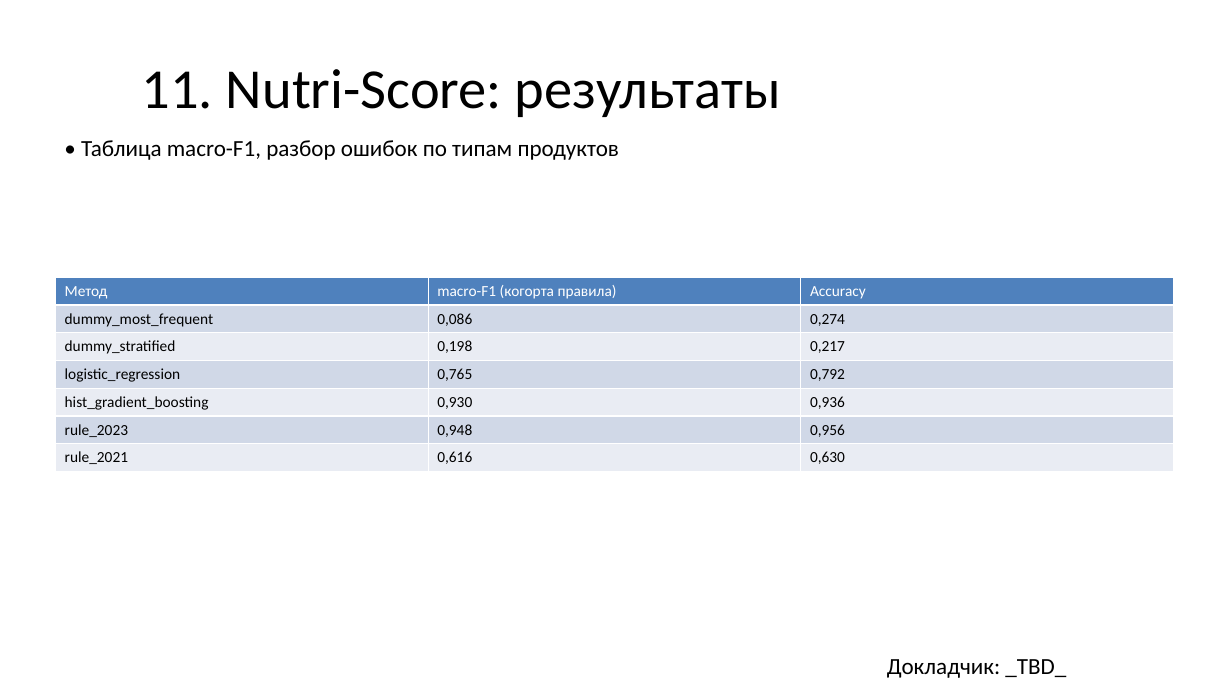
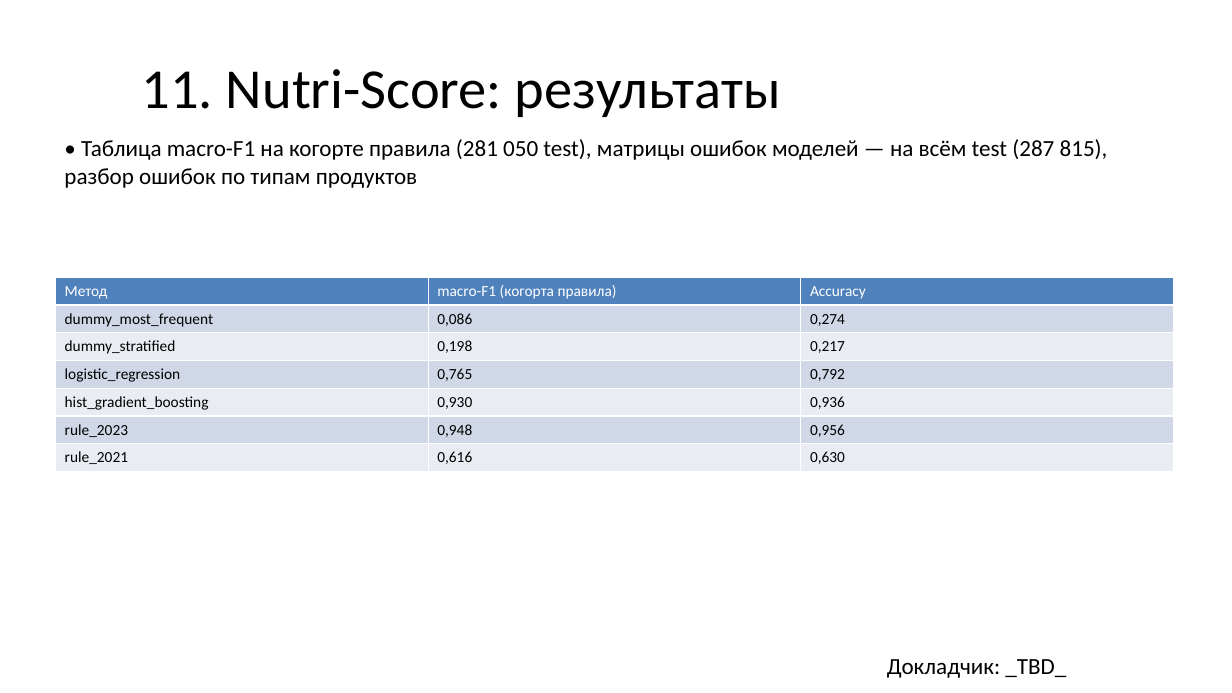
Before and after one commit to complagaet/openfoodfacts-nutrition-analytics, a slide deck: slide 11 of docs/slides.pptx. Drawn at 1232x693 pixels with LibreOffice and Linux fonts; fonts in the diff are those of the drawing. Boxes give left, top, right and bottom in pixels: in the first picture for what was removed or moved away, otherwise in the second. Text is boxed around its words. In the diff, an @@ line names an element or a change of style, - is before the commit and + after.

Commit message:
docs(slides): show the evaluation cohort on the results slide

```diff
--- a/docs/slides.pptx
+++ b/docs/slides.pptx
@@ text at [64,139,1108,188]: text changed @@
-• Таблица macro-F1, разбор ошибок по типам продуктов
+• Таблица macro-F1 на когорте правила (281 050 test), матрицы ошибок моделей — на всём test (287 815), разбор ошибок по типам продуктов
```
Also in this commit, not shown: 1 other file.
